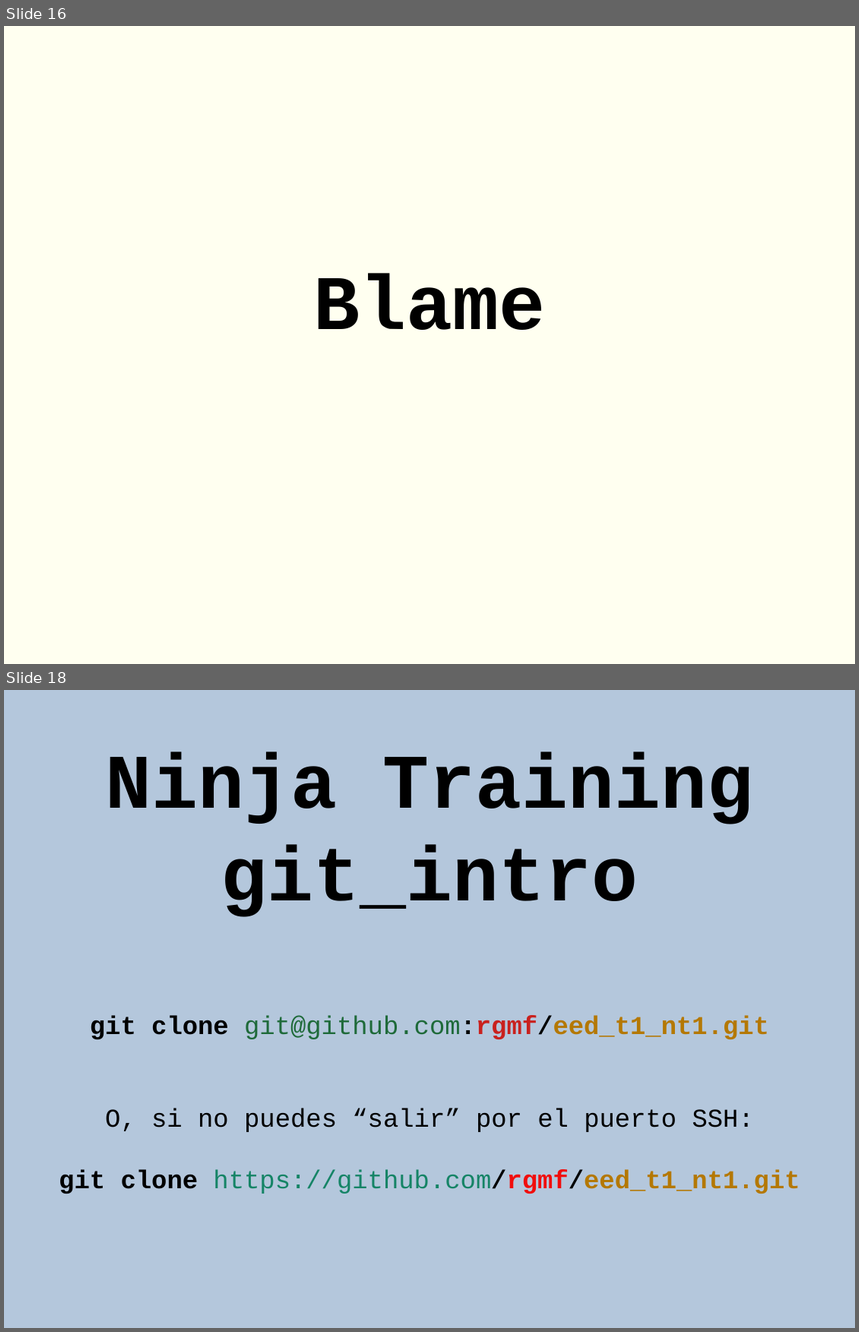
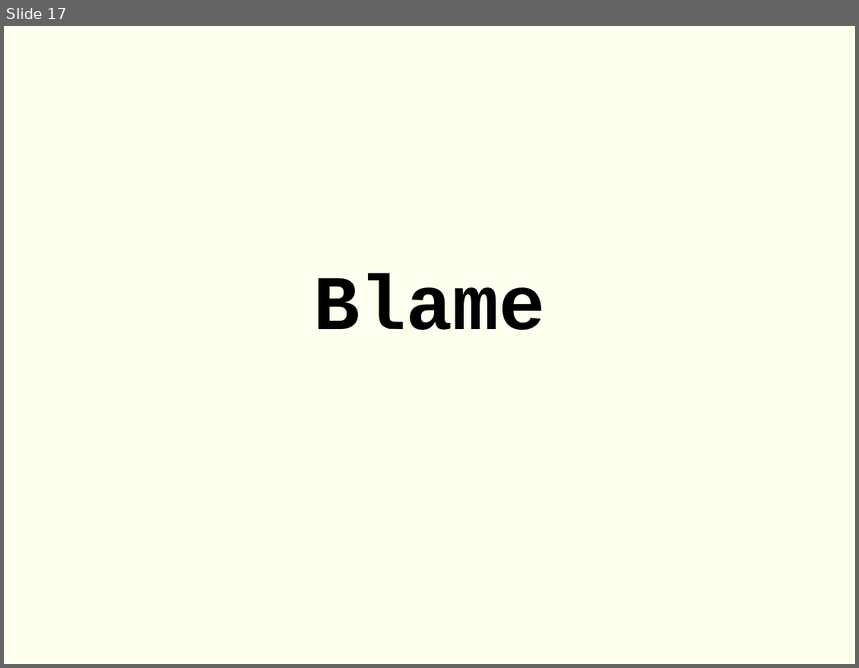
Before and after one commit to rgmf/eed2425, a slide deck: ut/02_control_de_versiones/presentacion/01_control_versiones_intro_git.odp. Shown one above the other, each under a label of ours: slides 16 and 18 before the commit, slide 17 after it; the slides between them are not shown. The pictures are 859x1332 and 859x668 pixels, drawn with LibreOffice and Linux fonts; fonts in the diff are those of the drawing. Boxes give left, top, right and bottom in pixels: in the first picture for what was removed or moved away, otherwise in the second. Text is boxed around its words. In the diff, an @@ line names an element or a change of style, - is before the commit and + after.

```diff
--- a/ut/02_control_de_versiones/presentacion/01_control_versiones_intro_git.odp
+++ b/ut/02_control_de_versiones/presentacion/01_control_versiones_intro_git.odp
@@ slide 18 removed at [4, 690, 855, 1328], background #B4C7DC @@
@@ text removed at [59, 752, 800, 1194] @@
-Ninja Training
-git_intro
-git clone git@github.com:rgmf/eed_t1_nt1.git
-O, si no puedes “salir” por el puerto SSH:
-git clone https://github.com/rgmf/eed_t1_nt1.git
@@ what was slide 16 is now slide 17 @@
```
Also in this commit, not shown: 1 slide changed, 8 slides added, 1 other slide removed, 3 other files.
